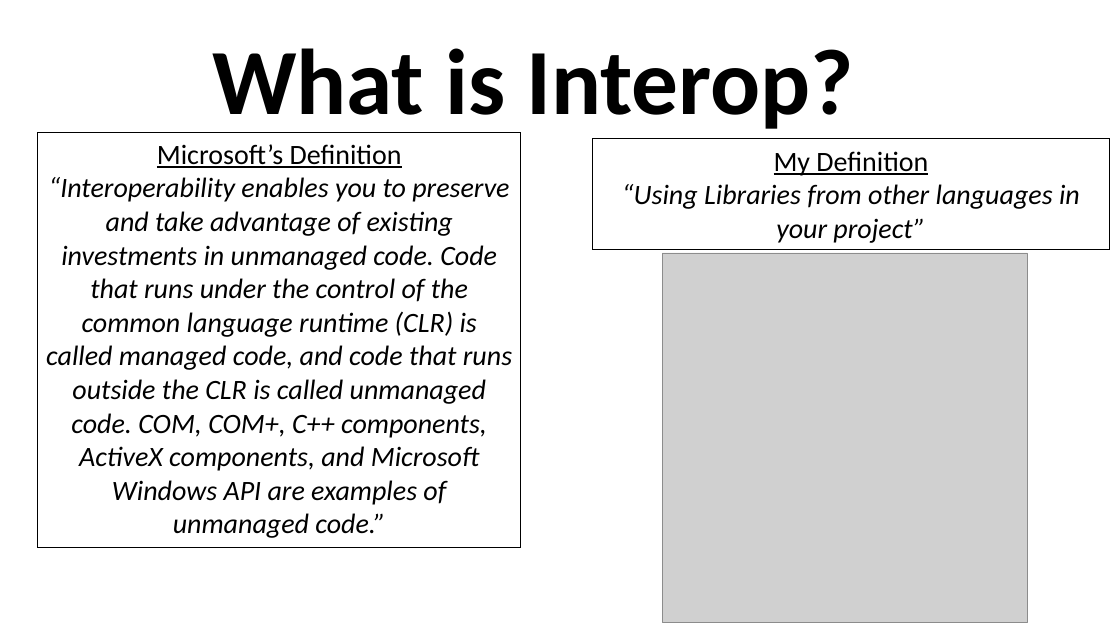
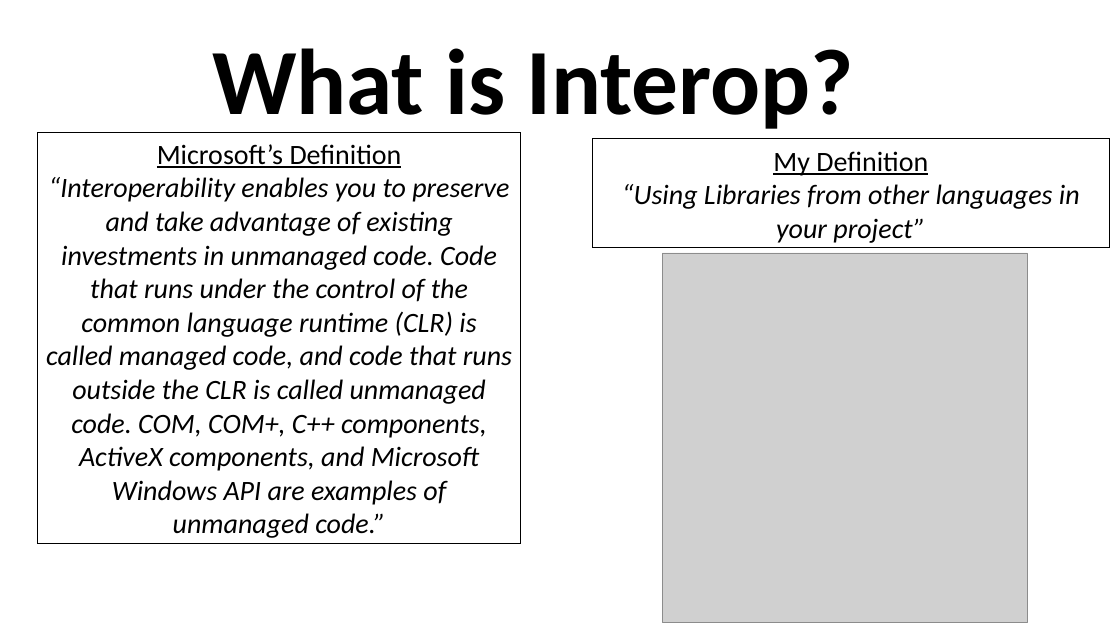
Before and after one commit to grab-a-byte/DotnetInterop, a slide deck: slide 5 of DotnetInteropSlides.pptx (slide 6 before the commit). Drawn at 1120x630 pixels with LibreOffice and Linux fonts; fonts in the diff are those of the drawing; grey boxes stand for pictures. Boxes give left, top, right and bottom in pixels: in the first picture for what was removed or moved away, otherwise in the second. Text is boxed around its words. In the diff, an @@ line names an element or a change of style, - is before the commit and + after.

```diff
--- a/DotnetInteropSlides.pptx
+++ b/DotnetInteropSlides.pptx
@@ rectangle "Microsoft’s Definition" at <box>38,132,521,544</box>: outline #000000 0.75 pt to #000000 0 pt @@
@@ rectangle "Microsoft’s Definition": place and size @@
-rectangle "Microsoft’s Definition" at <box>38,132,521,548</box>
+rectangle "Microsoft’s Definition" at <box>38,132,521,544</box>
@@ rectangle "My Definition" at <box>592,139,1109,248</box>: outline #000000 0.75 pt to #000000 0 pt @@
```
Also in this commit, not shown: 24 other slides changed, 1 slide removed, 9 other files.
